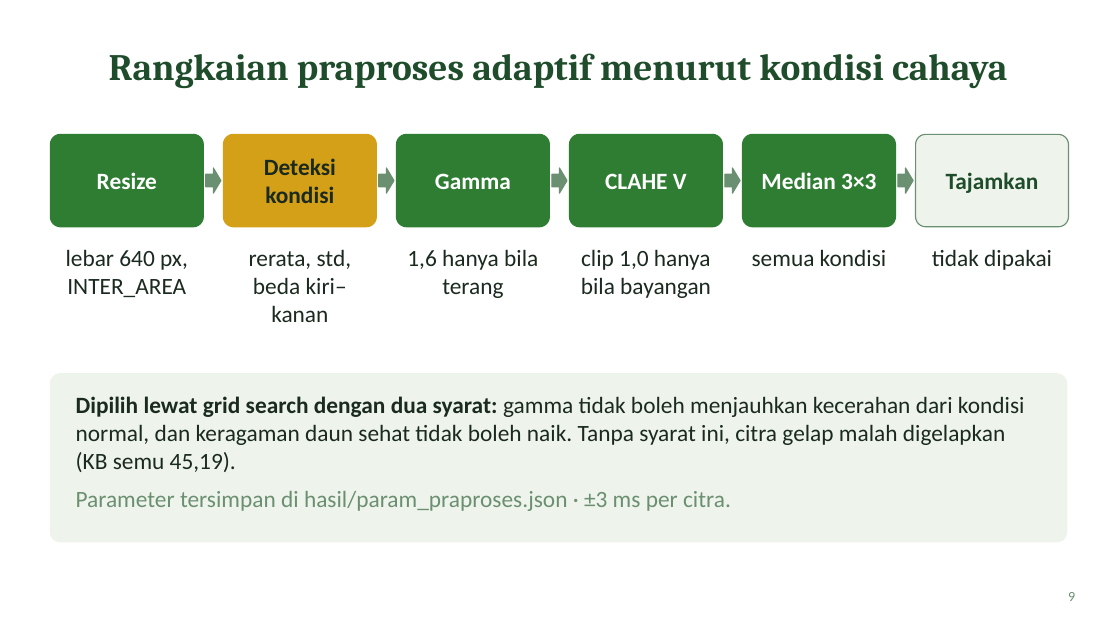
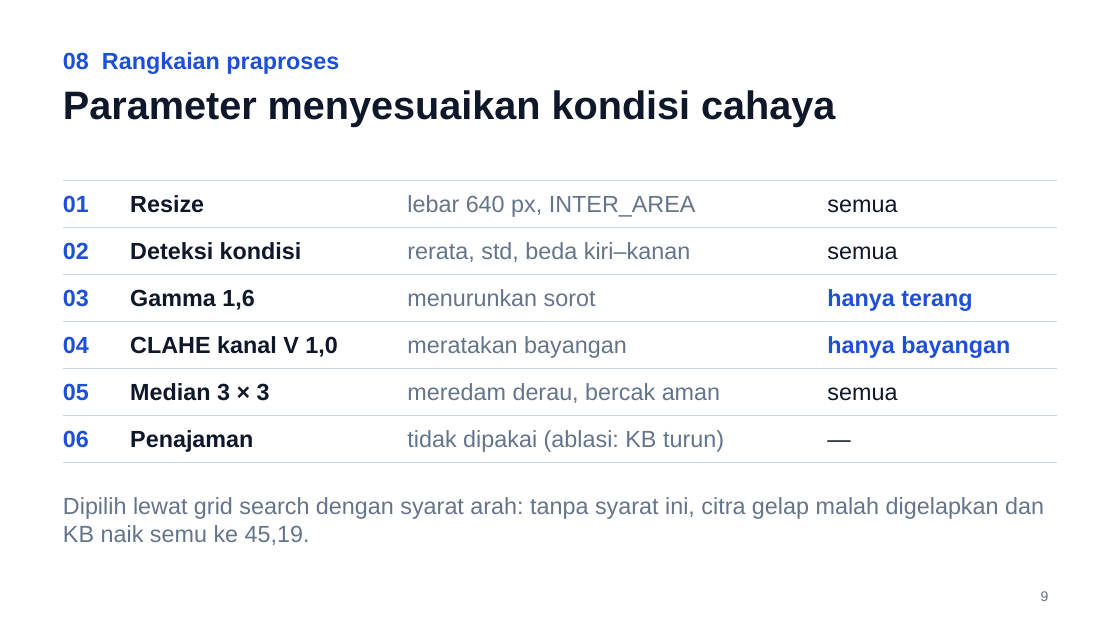
Before and after one commit to primappratama/simuteh-2330511022, a slide deck: slide 9 of laporan/Slide_EvalP1-4_2330511022.pptx. Drawn at 1120x630 pixels with LibreOffice and Linux fonts; fonts in the diff are those of the drawing. Boxes give left, top, right and bottom in pixels: in the first picture for what was removed or moved away, otherwise in the second. Text is boxed around its words. In the diff, an @@ line names an element or a change of style, - is before the commit and + after.

```diff
--- a/laporan/Slide_EvalP1-4_2330511022.pptx
+++ b/laporan/Slide_EvalP1-4_2330511022.pptx
@@ text at box(63, 52, 339, 74): text changed; size 32 to 20 pt; font Cambria to Arial; text colour #1F4D2B to #1E4FD8 @@
-Rangkaian praproses adaptif menurut kondisi cahaya
+08 Rangkaian praproses
@@ text "08 Rangkaian praproses" at box(63, 52, 339, 74): vertical alignment middle to top @@
@@ title added at box(63, 90, 835, 127), 34 pt, text #0F172A, bold @@
+Parameter menyesuaikan kondisi cahaya
@@ rounded rectangle removed at box(50, 134, 203, 227) @@
@@ rounded rectangle removed at box(223, 134, 376, 227) @@
@@ rounded rectangle removed at box(397, 134, 549, 227) @@
@@ rounded rectangle removed at box(570, 134, 723, 227) @@
@@ rounded rectangle removed at box(743, 134, 896, 227) @@
@@ rounded rectangle removed at box(916, 134, 1069, 227) @@
@@ text removed at box(97, 172, 157, 189) @@
-Resize
@@ right arrow removed at box(206, 168, 221, 193) @@
@@ text removed at box(264, 158, 336, 203) @@
-Deteksi kondisi
@@ right arrow removed at box(379, 168, 394, 193) @@
@@ text removed at box(435, 173, 511, 189) @@
-Gamma
@@ right arrow removed at box(552, 168, 567, 193) @@
@@ text removed at box(605, 173, 687, 189) @@
-CLAHE V
@@ right arrow removed at box(725, 168, 740, 193) @@
@@ text removed at box(761, 172, 876, 189) @@
-Median 3×3
@@ right arrow removed at box(898, 168, 913, 193) @@
@@ text removed at box(946, 172, 1039, 193) @@
-Tajamkan
@@ table added at box(63, 181, 1057, 456), 6 rows, 4 columns @@
+01 | Resize | lebar 640 px, INTER_AREA | semua
+02 | Deteksi kondisi | rerata, std, beda kiri–kanan | semua
+03 | Gamma 1,6 | menurunkan sorot | hanya terang
+04 | CLAHE kanal V 1,0 | meratakan bayangan | hanya bayangan
+05 | Median 3 × 3 | meredam derau, bercak aman | semua
+06 | Penajaman | tidak dipakai (ablasi: KB turun) | —
@@ text removed at box(66, 249, 188, 297) @@
-lebar 640 px, INTER_AREA
@@ text removed at box(249, 249, 352, 322) @@
-rerata, std, beda kiri–kanan
@@ text removed at box(407, 249, 538, 298) @@
-1,6 hanya bila terang
@@ text removed at box(581, 249, 711, 298) @@
-clip 1,0 hanya bila bayangan
@@ text removed at box(752, 249, 887, 266) @@
-semua kondisi
@@ text removed at box(932, 249, 1052, 270) @@
-tidak dipakai
@@ rounded rectangle removed at box(50, 374, 1067, 542) @@
@@ text at box(63, 497, 1044, 545): text changed; font Calibri to Arial; text colour #1B2A1E to #64748B @@
-Dipilih lewat grid search dengan dua syarat: gamma tidak boleh menjauhkan kecerahan dari kondisi normal, dan keragaman daun sehat tidak boleh naik. Tanpa syarat ini, citra gelap malah digelapkan (KB semu 45,19).
-Parameter tersimpan di hasil/param_praproses.json · ±3 ms per citra.
+Dipilih lewat grid search dengan syarat arah: tanpa syarat ini, citra gelap malah digelapkan dan KB naik semu ke 45,19.
@@ page number: place and size @@
-page number at box(1068, 592, 1075, 601)
+page number at box(1041, 591, 1049, 601)
@@ page number at box(1041, 591, 1049, 601): font Calibri to Arial, text colour #6B8F71 to #64748B @@
```
Also in this commit, not shown: 11 other slides changed, 1 other file.
